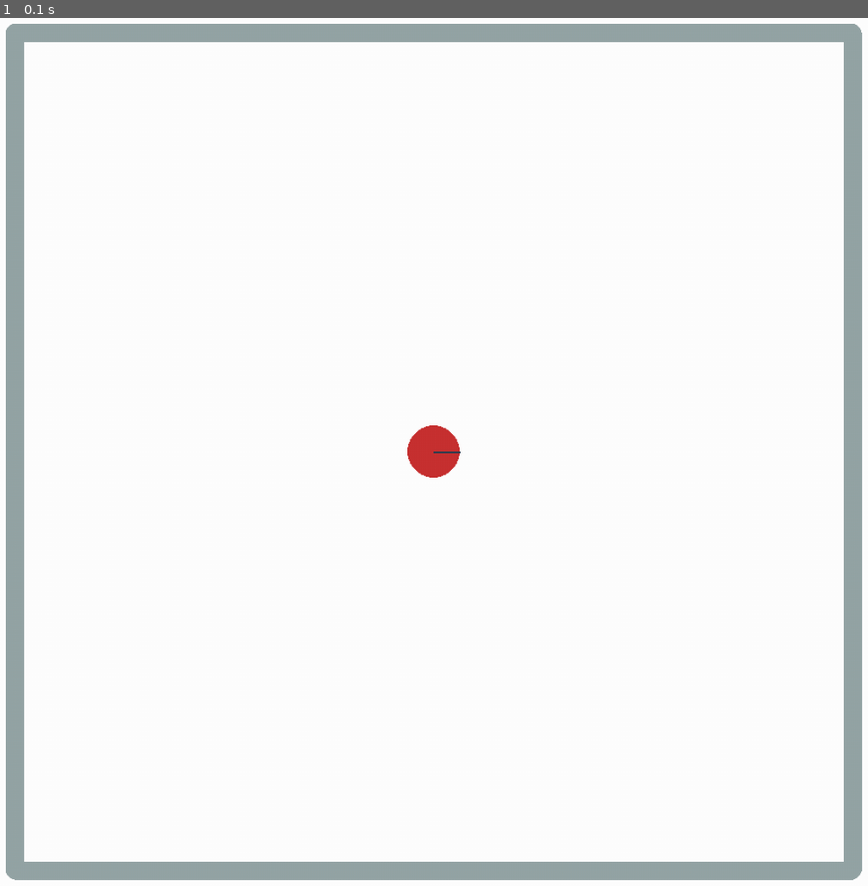
Above: before the commit, frame 1.
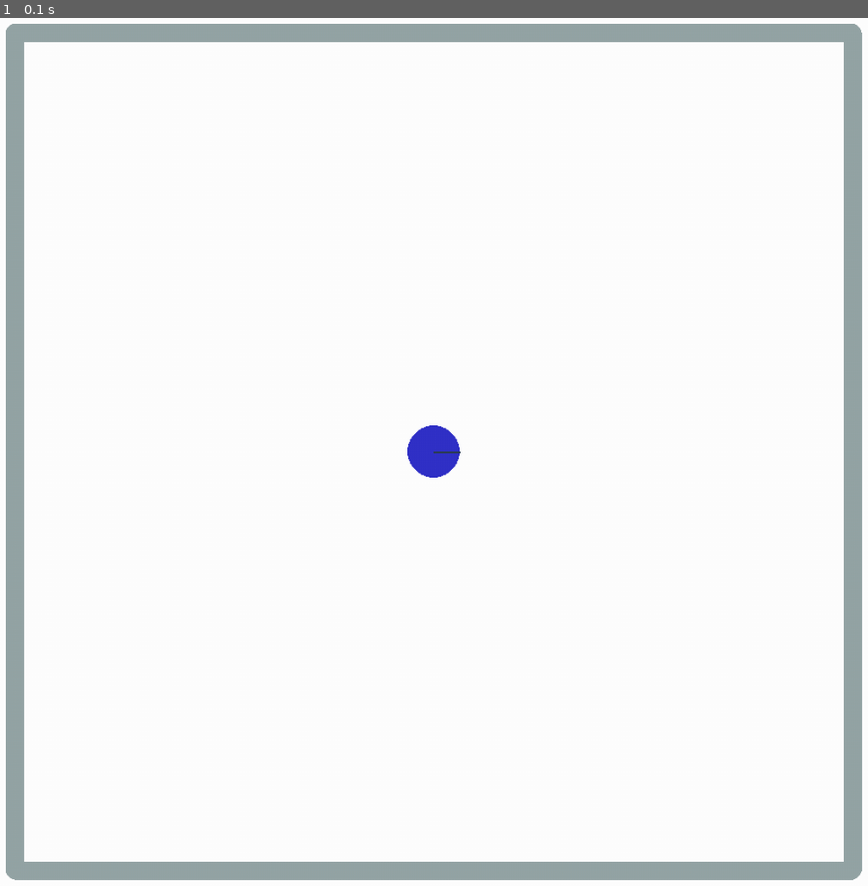
Above: after the commit, the same moment.

Repository: kvmilos/CPMII-project
Game: pygame game, started from main.py
The game is run twice, just before and just after one commit, with the same random seed, the same clock (stepped at 60 frames per second) and the same inputs.
Inputs:
- Up to frame 1 (0.1 s): no input

The runs differ from the first frame. In frame 1, 0.3% of the frame differs, in the area x 46-53%, y 46-53%.

Commit message:
rearrange the code

Diff:
--- a/character.py
+++ b/character.py
@@ -3,34 +3,33 @@
 import math
 
 class Robot():
-    def __init__(self, name):
+    def __init__(self, name, position = (500, 500), size = 30, angle = 0, color = (50, 50, 200, 100), vision_field_angle = 90, vision_field_range = 150):
         self.name = name
+        self.body = pymunk.Body(1, 1)
+        self.body.position = position
+        self.body.angle = angle
+        self.vision_angle = vision_field_angle
+        self.vision_range = vision_field_range
+        self.radius = size
+        self.shape = pymunk.Circle(self.body, self.radius)
+        self.shape.color = color
 
-    def draw(self, window, space, x, y, color, radius, vision_angle=90, vision_range=150):
-        self.body = pymunk.Body(1, 1)
-        self.body.position = (x, y)
-        self.body.angle = 0
-        self.color = color
-        self.vision_angle = vision_angle
-        self.vision_range = vision_range
-        self.radius = radius
-        self.shape = pymunk.Circle(self.body, self.radius)
-        self.shape.color = self.color
+    def draw(self, window, space):
         space.add(self.body, self.shape)
-        # TODO: Draw vision
+        # TODO: Draw vision field
         # start_angle = math.radians(self.body.angle - self.vision_angle // 2)
         # end_angle = math.radians(self.body.angle + self.vision_angle // 2)
         # vision_surface = pygame.Surface((800, 600), pygame.SRCALPHA)
-        # pygame.draw.arc(vision_surface, (100, 100, 100, 30), (self.body.position[0] - self.vision_range, self.body.position[1] - self.vision_range, self.vision_range * 2, self.vision_range * 2), start_angle, end_angle, 1)
-        # window.blit(vision_surface, (0, 0))
+        # pygame.draw.arc(vision_surface, (50, 200, 150, 30), (self.body.position[0] - self.vision_range, self.body.position[1] - self.vision_range, self.vision_range * 2, self.vision_range * 2), start_angle, end_angle, 1)
+        # window.blit(vision_surface, self.body.position)
         return self.body
 
     def rotate(self, angle):
-        self.angle = angle
+        self.angle = self.angle + angle
         return self.angle
 
     def move(self, x, y):
-        self.position = (x, y)
+        self.position = (self.position[0] + x, self.position[1] + y)
         return self.position
 
     def get_position(self):
--- a/main.py
+++ b/main.py
@@ -1,25 +1,15 @@
 import pygame
-import pymunk
 import pymunk.pygame_util
-import math
 import character
+import simulation
 
 pygame.init()
-WIDTH, HEIGHT = 1000, 1000
-window = pygame.display.set_mode((WIDTH, HEIGHT))
+window = pygame.display.set_mode((simulation.WIDTH, simulation.HEIGHT))
 
 def draw(space, window, draw_options):
     window.fill("white")
     space.debug_draw(draw_options)
     pygame.display.update()
-
-
-def add_wall(space, start_x, start_y, end_x, end_y, thickness=10):
-    body = pymunk.Body(body_type=pymunk.Body.STATIC)
-    shape = pymunk.Segment(body, (start_x, start_y), (end_x, end_y), thickness)
-    shape.elasticity = 0.5
-    space.add(body, shape)
-    return body
 
 def run(window, width, height):
     run = True
@@ -27,34 +17,20 @@
     fps = 60
     dt = 1/fps
 
-    space = pymunk.Space()
-    space.gravity = (0.0, 0.0)
-
-    robot = character.Robot("robot")
-    robot.draw(window, space, 500, 500, (200, 50, 50, 30), 30)
-
-    walls = [
-        (20, 20, width - 20, 20),
-        (20, 20, 20, height - 20),
-        (20, height - 20, width - 20, height - 20),
-        (width - 20, 20, width - 20, height - 20)
-    ]
-
-    for wall in walls:
-        add_wall(space, *wall)
+    space, robot = simulation.run_simulation()
+    robot.draw(window, space)
 
     draw_options = pymunk.pygame_util.DrawOptions(window)
 
     while run:
         for event in pygame.event.get():
-            if event.type == pygame.QUIT:
+            if event.type == pygame.QUIT or event.type == pygame.KEYDOWN and event.key == pygame.K_ESCAPE:
                 run = False
                 break
         draw(space, window, draw_options)
         space.step(dt)
         clock.tick(fps)
-
     pygame.quit()
 
 if __name__ == "__main__":
-    run(window, WIDTH, HEIGHT)
+    run(window, simulation.WIDTH, simulation.HEIGHT)
--- /dev/null
+++ b/simulation.py
@@ -0,0 +1,29 @@
+import pymunk
+import character
+
+WIDTH, HEIGHT = 1000, 1000
+
+WALLS = [
+    (20, 20, WIDTH - 20, 20),
+    (20, 20, 20, HEIGHT - 20),
+    (20, HEIGHT - 20, WIDTH - 20, HEIGHT - 20),
+    (WIDTH - 20, 20, WIDTH - 20, HEIGHT - 20)
+]
+
+def add_wall(space, start_x, start_y, end_x, end_y, thickness=10):
+    body = pymunk.Body(body_type=pymunk.Body.STATIC)
+    shape = pymunk.Segment(body, (start_x, start_y), (end_x, end_y), thickness)
+    shape.elasticity = 0.5
+    space.add(body, shape)
+    return body
+
+def run_simulation():
+    space = pymunk.Space()
+    space.gravity = (0.0, 0.0)
+
+    robot = character.Robot("robot")
+
+    for wall in WALLS:
+        add_wall(space, *wall)
+
+    return space, robot
